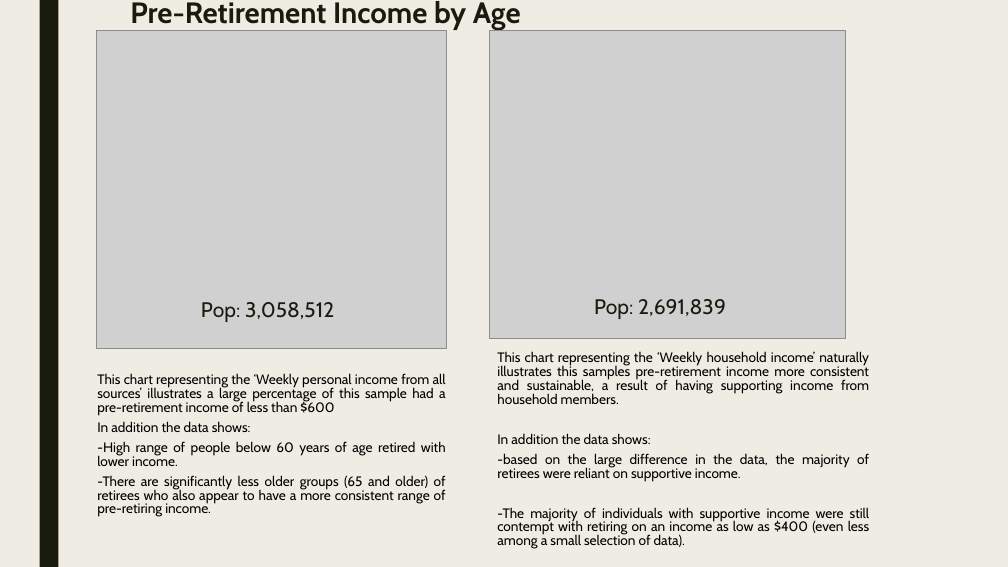
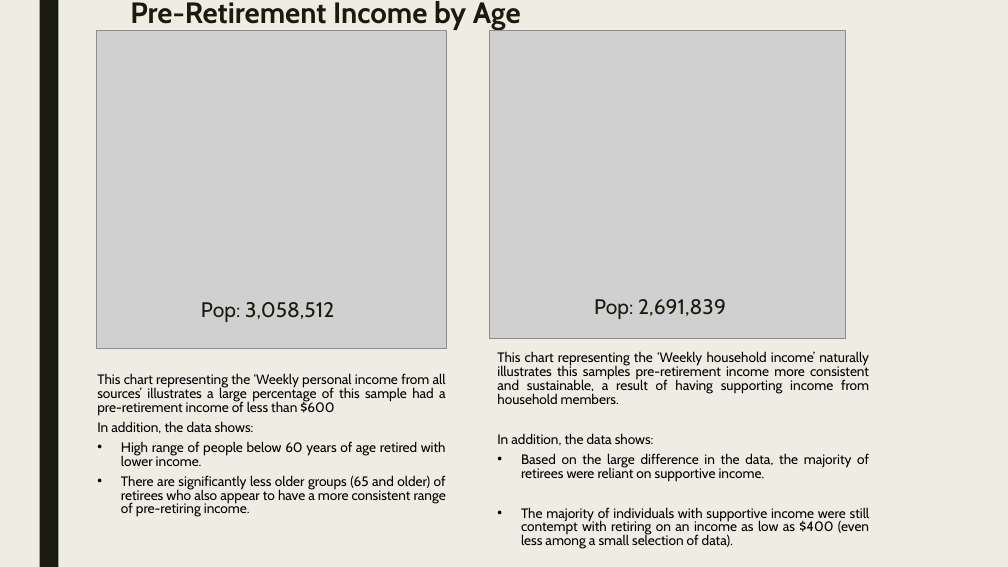
Before and after one commit to braydonnugent/Project1_Group4, a slide deck: slide 12 of PRES Retirement Analysis.pptx. Drawn at 1008x567 pixels with LibreOffice and Linux fonts; fonts in the diff are those of the drawing; grey boxes stand for pictures. Boxes give left, top, right and bottom in pixels: in the first picture for what was removed or moved away, otherwise in the second. Text is boxed around its words. In the diff, an @@ line names an element or a change of style, - is before the commit and + after.

```diff
--- a/PRES Retirement Analysis.pptx
+++ b/PRES Retirement Analysis.pptx
@@ text at <box>97,421,446,517</box>: text changed @@
-In addition the data shows:
--High range of people below 60 years of age retired with lower income.
--There are significantly less older groups (65 and older) of retirees who also appear to have a more consistent range of pre-retiring income.
+In addition, the data shows:
+• High range of people below 60 years of age retired with lower income.
+• There are significantly less older groups (65 and older) of retirees who also appear to have a more consistent range of pre-retiring income.
@@ text at <box>497,433,870,549</box>: text changed @@
-In addition the data shows:
--based on the large difference in the data, the majority of retirees were reliant on supportive income.
--The majority of individuals with supportive income were still contempt with retiring on an income as low as $400 (even less among a small selection of data).
+In addition, the data shows:
+• Based on the large difference in the data, the majority of retirees were reliant on supportive income.
+• The majority of individuals with supportive income were still contempt with retiring on an income as low as $400 (even less among a small selection of data).
```
Also in this commit, not shown: 14 other slides changed.
